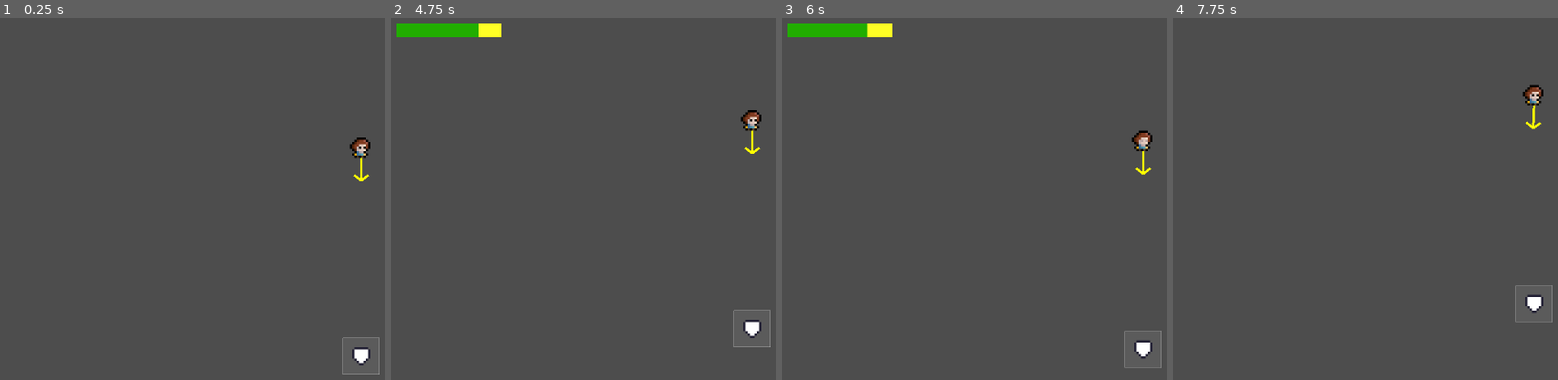
Above: before the commit, frames 1-4 (left to right).
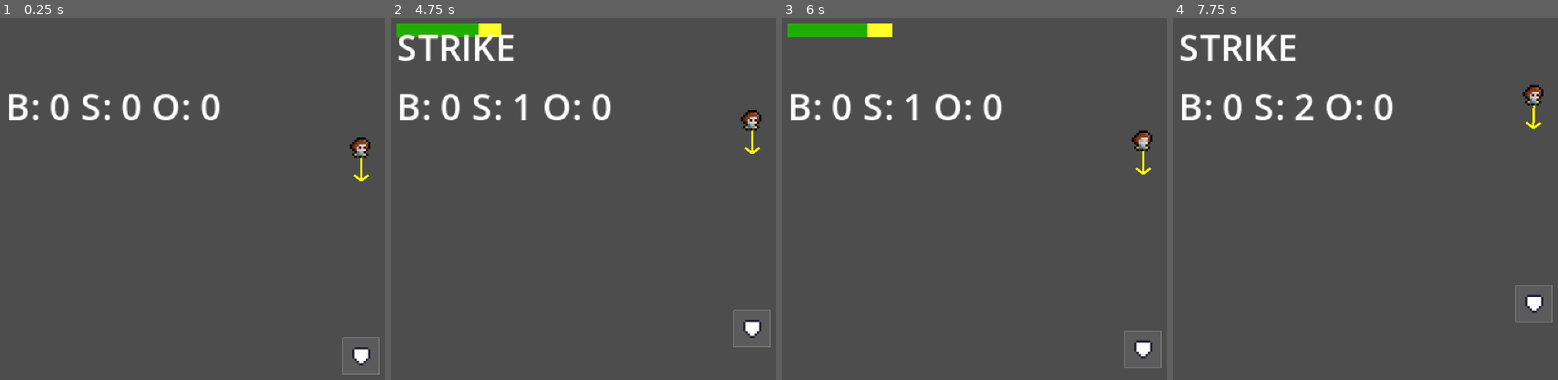
Above: after the commit, the same moments.

Repository: LunchBoxValley/base_quest
Game: Godot game, scene res://scenes/main/main.tscn
Same seed, same stepped clock (60 frames per second), same inputs: the game is played once before the commit and once after it.
Inputs:
- Up to frame 1 (0.25 s): no input
- Up to frame 2 (4.75 s): tap Enter (pitch) at 0.5, 2.1, 4.25, 4.35 s; tap Left (aim_left) at 0.6, 2.85 s; tap Right (aim_right) at 1.35, 3.6 s; tap Space at 2.75 s
- Up to frame 3 (6 s): tap Left (aim_left) at 5.1 s; tap Right (aim_right) at 5.85 s
- Up to frame 4 (7.75 s): tap Space at 6.5 s; tap Enter (pitch) at 6.6, 7.25 s; tap Left (aim_left) at 7.35 s

The runs differ from the first frame. In frame 1, 1.5% of the frame differs, in the area x 2-58%, y 20-29%; in frame 2, 2.5%; in frame 3, 1.4%; in frame 4, 2.5%, in the area x 1-58%, y 4-29%.

Commit message:
update 05
added more huds

Diff:
--- /dev/null
+++ b/UI/umpire_hud.gd
@@ -0,0 +1,81 @@
+# res://ui/UmpireHUD.gd
+extends Control
+class_name UmpireHUD
+
+@export var home_plate_path: NodePath      # drag your HomePlate node here
+@export var call_flash_time: float = 0.7   # seconds the big call stays visible
+@export var anchor_corner: int = Control.PRESET_TOP_LEFT
+@export var anchor_offset: Vector2 = Vector2(4, 4)
+
+@onready var timer: Timer         = $CallTimer
+@onready var lbl_call: Label      = $"VBox/Call"
+@onready var lbl_balls: Label     = $"VBox/Row/Balls"
+@onready var lbl_strikes: Label   = $"VBox/Row/Strikes"
+@onready var lbl_outs: Label      = $"VBox/Row/Outs"
+
+var balls := 0
+var strikes := 0
+var outs := 0
+
+func _ready() -> void:
+	# Anchor to top-left and ignore mouse so gameplay input passes through.
+	set_anchors_preset(anchor_corner)
+	position = anchor_offset
+	mouse_filter = MOUSE_FILTER_IGNORE
+
+	# Guard against missing nodes (prevents the "null instance .text" error)
+	if not (lbl_call and lbl_balls and lbl_strikes and lbl_outs and timer):
+		push_error("[UmpireHUD] One or more child nodes not found. Check your scene paths/names.")
+		return
+
+	lbl_call.text = ""
+	_wire_plate()
+	_render()
+
+	if not timer.timeout.is_connected(_on_call_timer_timeout):
+		timer.timeout.connect(_on_call_timer_timeout)
+
+func _wire_plate() -> void:
+	var plate := get_node_or_null(home_plate_path)
+	if plate == null:
+		push_warning("[UmpireHUD] home_plate_path is not set or not found.")
+		return
+
+	# Godot 4 style: connect via signal objects, avoid duplicate connects.
+	if not plate.called_strike.is_connected(_on_called_strike):
+		plate.called_strike.connect(_on_called_strike)
+	if not plate.called_ball.is_connected(_on_called_ball):
+		plate.called_ball.connect(_on_called_ball)
+
+func _on_called_strike() -> void:
+	strikes += 1
+	_flash_call("STRIKE")
+	if strikes >= 3:
+		strikes = 0
+		balls = 0
+		outs += 1
+		_flash_call("STRIKEOUT")
+	_render()
+
+func _on_called_ball() -> void:
+	balls += 1
+	_flash_call("BALL")
+	if balls >= 4:
+		balls = 0
+		strikes = 0
+		_flash_call("WALK")
+	_render()
+
+func _flash_call(t: String) -> void:
+	if lbl_call:
+		lbl_call.text = t
+	timer.start(call_flash_time)
+
+func _on_call_timer_timeout() -> void:
+	if lbl_call:
+		lbl_call.text = ""
+
+func _render() -> void:
+	if lbl_balls:   lbl_balls.text   = "B: %d" % balls
+	if lbl_strikes: lbl_strikes.text = "S: %d" % strikes
+	if lbl_outs:    lbl_outs.text    = "O: %d" % outs
--- /dev/null
+++ b/UI/umpire_hud.tscn
@@ -0,0 +1,34 @@
+[gd_scene load_steps=2 format=3 uid="uid://dwbatm1w3v8ha"]
+
+[ext_resource type="Script" uid="uid://dylqroc41nl3a" path="res://UI/umpire_hud.gd" id="1_p2gtg"]
+
+[node name="UmpireHUD" type="Control"]
+layout_mode = 3
+anchors_preset = 15
+anchor_right = 1.0
+anchor_bottom = 1.0
+grow_horizontal = 2
+grow_vertical = 2
+script = ExtResource("1_p2gtg")
+
+[node name="CallTimer" type="Timer" parent="."]
+
+[node name="VBox" type="VBoxContainer" parent="."]
+layout_mode = 0
+offset_right = 40.0
+offset_bottom = 40.0
+
+[node name="Call" type="Label" parent="VBox"]
+layout_mode = 2
+
+[node name="Row" type="HBoxContainer" parent="VBox"]
+layout_mode = 2
+
+[node name="Balls" type="Label" parent="VBox/Row"]
+layout_mode = 2
+
+[node name="Strikes" type="Label" parent="VBox/Row"]
+layout_mode = 2
+
+[node name="Outs" type="Label" parent="VBox/Row"]
+layout_mode = 2
--- a/scenes/main/main.tscn
+++ b/scenes/main/main.tscn
@@ -1,9 +1,10 @@
-[gd_scene load_steps=5 format=3 uid="uid://h45lxg1qdbak"]
+[gd_scene load_steps=6 format=3 uid="uid://h45lxg1qdbak"]
 
 [ext_resource type="PackedScene" uid="uid://b3csctfbk3plb" path="res://entities/pitcher/pitcher.tscn" id="1_hyk8p"]
 [ext_resource type="Script" uid="uid://cxwxvil8ox2ja" path="res://scenes/main/camera_2d.gd" id="1_k2fmo"]
 [ext_resource type="PackedScene" uid="uid://u2rstsvds5jn" path="res://entities/homeplate/home_plate.tscn" id="2_k2fmo"]
 [ext_resource type="PackedScene" uid="uid://ct6sofvklorvw" path="res://UI/pitch_meter.tscn" id="4_l3cfh"]
+[ext_resource type="PackedScene" uid="uid://dwbatm1w3v8ha" path="res://UI/umpire_hud.tscn" id="5_6q06x"]
 
 [node name="Main" type="Node2D"]
 
@@ -40,3 +41,15 @@
 offset_bottom = 16.0
 grow_horizontal = 1
 grow_vertical = 1
+
+[node name="UmpireHUD" parent="HUD" instance=ExtResource("5_6q06x")]
+anchors_preset = 2
+anchor_top = 1.0
+anchor_right = 0.0
+offset_left = 7.0
+offset_top = -23.0
+offset_right = 7.0
+offset_bottom = -23.0
+grow_horizontal = 1
+grow_vertical = 0
+home_plate_path = NodePath("../../HomePlate")
Not shown, added: UI/umpire_hud.gd.uid
